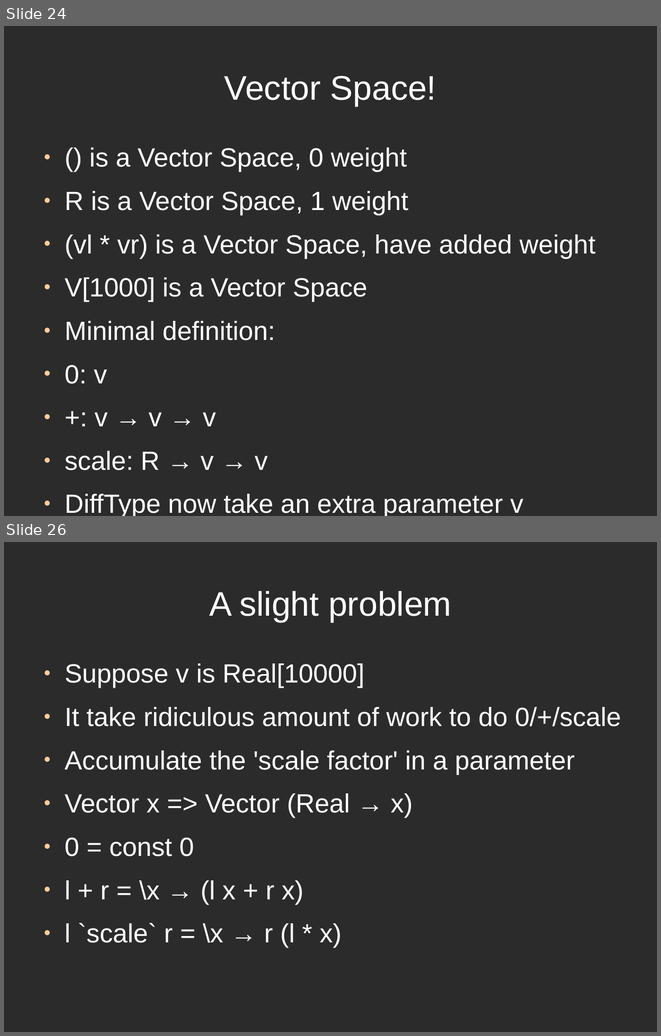
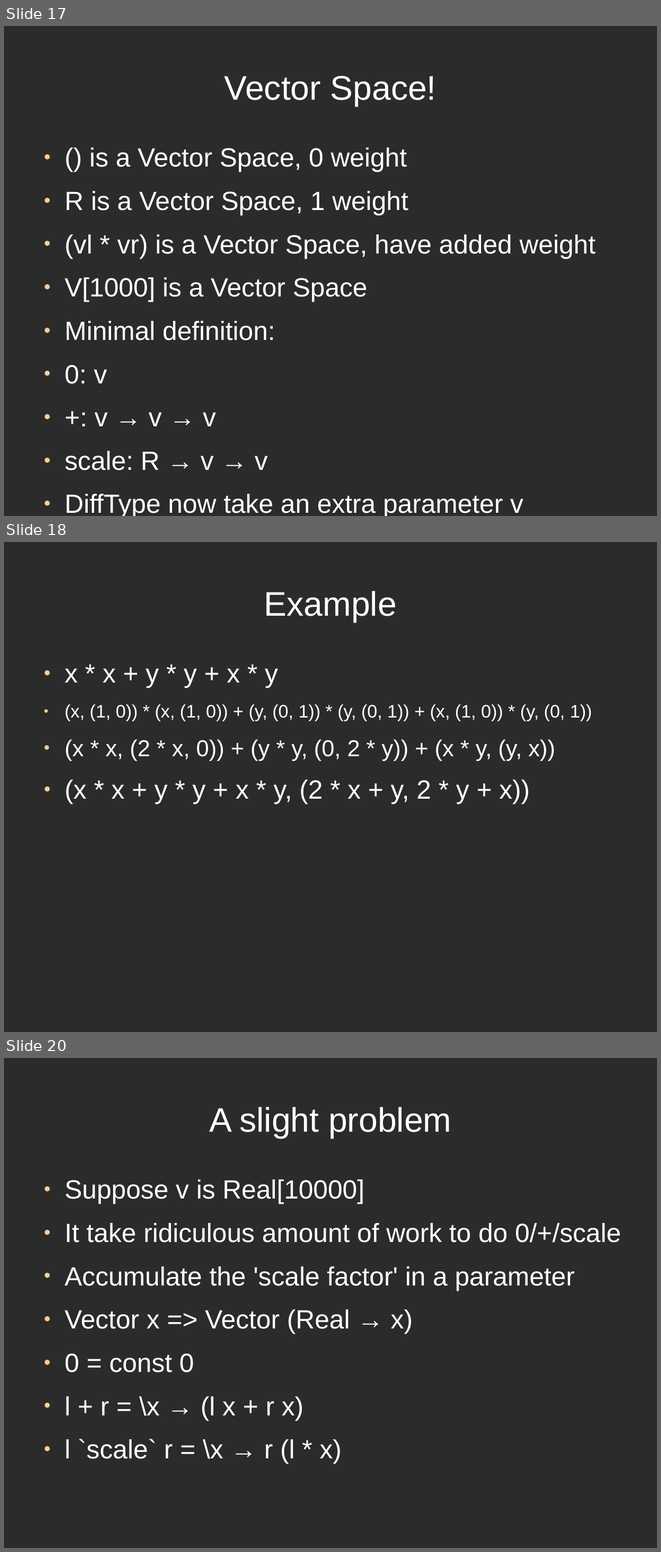
Before and after one commit to ThoughtWorksInc/DeepDarkFantasy, a slide deck: Talk.odp. Shown one above the other, each under a label of ours: slides 24 and 26 before the commit, slides 17, 18 and 20 after it; the slides between them are not shown. The pictures are 661x1036 and 661x1552 pixels, drawn with LibreOffice and Linux fonts; fonts in the diff are those of the drawing; background and template pictures are left out; a plain dark background stands for a picture behind light text. Boxes give left, top, right and bottom in pixels: in the first picture for what was removed or moved away, otherwise in the second. Text is boxed around its words. In the diff, an @@ line names an element or a change of style, - is before the commit and + after.

```diff
--- a/Talk.odp
+++ b/Talk.odp
@@ slide 18 added at [4, 542, 657, 1032], background picture (left out) @@
@@ title added at [264, 591, 397, 622], 41.4 pt, text #FFFFFF @@
+Example
@@ text added at [64, 668, 592, 804], 22 pt, text #FFFFFF @@
+● x * x + y * y + x * y
+● (x, (1, 0)) * (x, (1, 0)) + (y, (0, 1)) * (y, (0, 1)) + (x, (1, 0)) * (y, (0, 1))
+● (x * x, (2 * x, 0)) + (y * y, (0, 2 * y)) + (x * y, (y, x))
+● (x * x + y * y + x * y, (2 * x + y, 2 * y + x))
@@ what was slide 24 is now slide 17 @@
@@ what was slide 26 is now slide 20 @@
```
Also in this commit, not shown: 11 slides changed, 1 slide removed.
